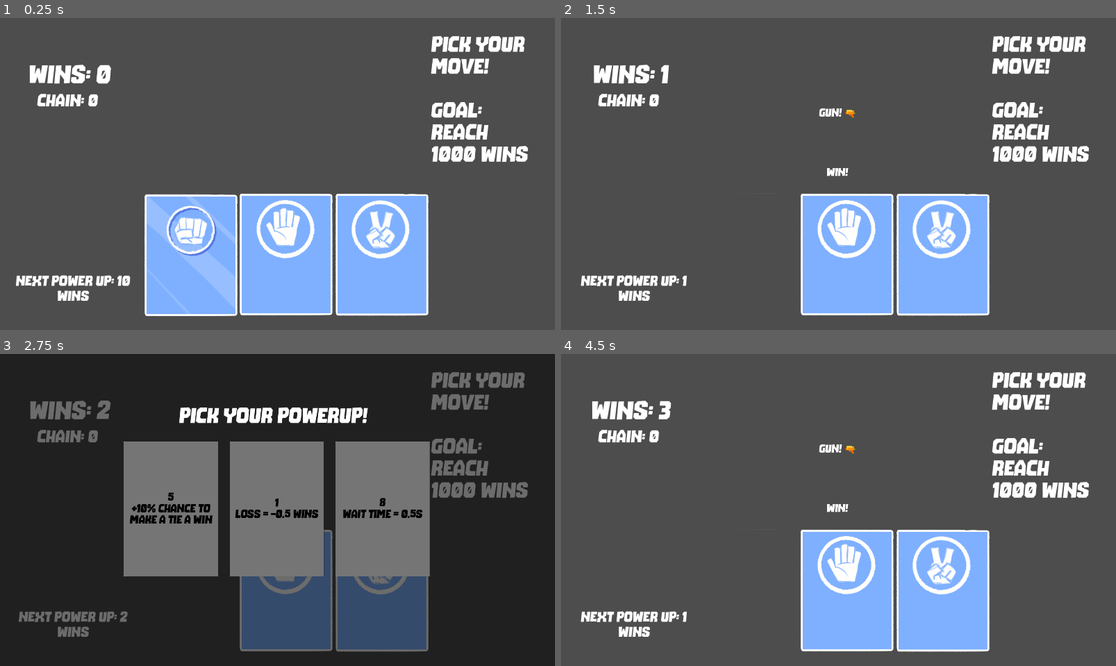
Above: before the commit, frames 1-4 (two rows, left to right).
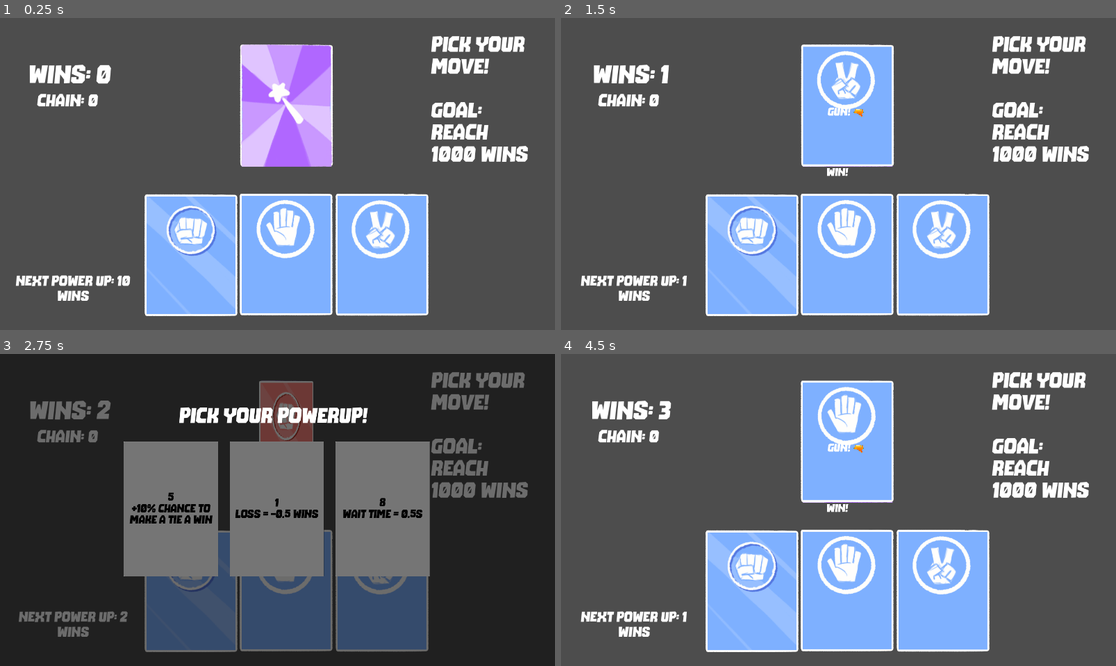
Above: after the commit, the same moments.

Repository: cinpear/rock-paper-scissors-shoot
Game: Godot game, scene res://control.tscn
Two runs of this game, one before a commit and one after it. Both use one fixed random seed, a clock stepped at 60 frames per second and the inputs below.
Inputs (mouse positions are in pixels of both pictures, inside the frame that each line leads up to):
- Up to frame 1 (0.25 s): no input
- Up to frame 2 (1.5 s): click (749, 255) at 0.5 s; tap Enter at 1.25 s
- Up to frame 3 (2.75 s): click (288, 591) at 2 s
- Up to frame 4 (4.5 s): click "5 +10% chance to make a tie a…" at 2.75 s; click (943, 591) at 3.5 s

The runs differ from the first frame. In frame 1, 6.6% of the frame differs, in the area x 43-61%, y 8-48%; in frame 2, 13%; in frame 3, 6.0%; in frame 4, 13%, in the area x 26-60%, y 8-96%.

Commit message:
implementing card turn on choosing your move

Diff:
--- a/control.gd
+++ b/control.gd
@@ -10,6 +10,7 @@
 # Called when the node enters the scene tree for the first time.
 func _ready() -> void:
 	$game/updateLabel/AnimationPlayer.stop(true)
+	# play_animation(0)
 	pass # Replace with function body.
 
 
@@ -60,6 +61,10 @@
 	if global.chainBonus:
 		$game/chainLabel.text = "Chain: " + str(chainWin)
 
+func play_animation(frame):
+	$game/cardBack/chosenCard.frame = frame
+	$game/AnimationPlayer.play("cardFlip")
+
 # Chose rock
 func _on_button_pressed() -> void:
 	print("pressed")
@@ -68,6 +73,7 @@
 	var roundWin = 0
 	if (gun <= global.gunChance):
 		$game/Label4.text = "Gun! 🔫"
+		play_animation(2)
 		$game/Label5.text = "Win!"
 		roundWin = global.winAmount * global.winMult + chainWin
 		update_win_labels(roundWin)
@@ -79,7 +85,8 @@
 		if global.tieToWinChance > 0:
 			var chance = rng.randi_range(1, 10)
 			if chance <= global.tieToWinChance:
-				$game/Label4.text = "Scissors"
+				# $game/Label4.text = "Scissors"
+				play_animation(2)
 				$game/Label5.text = "Tie -> Win!"
 				roundWin = global.winAmount * global.winMult + chainWin
 				update_win_labels(roundWin)
@@ -87,7 +94,8 @@
 				if global.chainBonus:
 					chainWin += 1
 			else:
-				$game/Label4.text = "Rock"
+				# $game/Label4.text = "Rock"
+				play_animation(0)
 				$game/Label5.text = "Tie"
 				roundWin = global.tieAmount * global.winMult
 				update_win_labels(roundWin)
@@ -95,7 +103,8 @@
 				chainWin = 0
 		else:
 			print("here1")
-			$game/Label4.text = "Rock"
+			# $game/Label4.text = "Rock"
+			play_animation(0)
 			$game/Label5.text = "Tie"
 			roundWin = global.tieAmount * global.winMult
 			update_win_labels(roundWin)
@@ -107,21 +116,24 @@
 		if global.lossToTieChance > 0:
 			var chance = rng.randi_range(1, 10)
 			if chance <= global.lossToTieChance:
-				$game/Label4.text = "Paper"
+				# $game/Label4.text = "Paper"
+				play_animation(1)
 				$game/Label5.text = "Loss -> Tie"
 				roundWin = global.tieAmount * global.winMult
 				update_win_labels(roundWin)
 				wins += roundWin
 				chainWin = 0
 			else:
-				$game/Label4.text = "Paper"
+				# $game/Label4.text = "Paper"
+				play_animation(1)
 				$game/Label5.text = "Loss"
 				roundWin = global.lossAmount * global.lossMult
 				update_win_labels(roundWin)
 				wins += roundWin
 				chainWin = 0
 		else:
-			$game/Label4.text = "Paper"
+			# $game/Label4.text = "Paper"
+			play_animation(1)
 			$game/Label5.text = "Loss"
 			roundWin = global.lossAmount * global.lossMult
 			update_win_labels(roundWin)
@@ -130,7 +142,8 @@
 	# scissors
 	else:
 		print("here3")
-		$game/Label4.text = "Scissors"
+		# $game/Label4.text = "Scissors"
+		play_animation(2)
 		$game/Label5.text = "Win!"
 		roundWin = global.winAmount * global.winMult + chainWin
 		update_win_labels(roundWin)
@@ -147,6 +160,7 @@
 	var roundWin = 0
 	if (gun <= global.gunChance):
 		$game/Label4.text = "Gun! 🔫"
+		play_animation(0)
 		$game/Label5.text = "Win!"
 		roundWin = global.winAmount * global.winMult + chainWin
 		update_win_labels(roundWin)
@@ -154,7 +168,8 @@
 		if global.chainBonus:
 			chainWin += 1
 	elif (move == 1):
-		$game/Label4.text = "Rock"
+		# $game/Label4.text = "Rock"
+		play_animation(0)
 		$game/Label5.text = "Win!"
 		roundWin = global.winAmount * global.winMult + chainWin
 		update_win_labels(roundWin)
@@ -165,7 +180,8 @@
 		if global.tieToWinChance > 0:
 			var chance = rng.randi_range(1, 10)
 			if chance <= global.tieToWinChance:
-				$game/Label4.text = "Paper"
+				# $game/Label4.text = "Paper"
+				play_animation(1)
 				$game/Label5.text = "Tie -> Win!"
 				roundWin = global.winAmount * global.winMult + chainWin
 				update_win_labels(roundWin)
@@ -173,14 +189,16 @@
 				if global.chainBonus:
 					chainWin += 1
 			else:
-				$game/Label4.text = "Paper"
+				# $game/Label4.text = "Paper"
+				play_animation(1)
 				$game/Label5.text = "Tie"
 				roundWin = global.tieAmount * global.winMult
 				update_win_labels(roundWin)
 				wins += roundWin
 				chainWin = 0
 		else:
-			$game/Label4.text = "Paper"
+			# $game/Label4.text = "Paper"
+			play_animation(1)
 			$game/Label5.text = "Tie"
 			roundWin = global.tieAmount * global.winMult
 			update_win_labels(roundWin)
@@ -190,21 +208,24 @@
 		if global.lossToTieChance > 0:
 			var chance = rng.randi_range(1, 10)
 			if chance <= global.lossToTieChance:
-				$game/Label4.text = "Scissors"
+				# $game/Label4.text = "Scissors"
+				play_animation(2)
 				$game/Label5.text = "Loss -> Tie"
 				roundWin = global.tieAmount * global.winMult
 				update_win_labels(roundWin)
 				wins += roundWin
 				chainWin = 0
 			else:
-				$game/Label4.text = "Scissors"
+				# $game/Label4.text = "Scissors"
+				play_animation(2)
 				$game/Label5.text = "Loss"
 				roundWin = global.lossAmount * global.lossMult
 				update_win_labels(roundWin)
 				wins += roundWin
 				chainWin = 0
 		else:
-			$game/Label4.text = "Scissors"
+			# $game/Label4.text = "Scissors"
+			play_animation(2)
 			$game/Label5.text = "Loss"
 			roundWin = global.lossAmount * global.lossMult
 			update_win_labels(roundWin)
@@ -220,6 +241,7 @@
 	var roundWin = 0
 	if (gun <= global.gunChance):
 		$game/Label4.text = "Gun! 🔫"
+		play_animation(1)
 		$game/Label5.text = "Win!"
 		roundWin = global.winAmount * global.winMult + chainWin
 		update_win_labels(roundWin)
@@ -230,21 +252,24 @@
 		if global.lossToTieChance > 0:
 			var chance = rng.randi_range(1, 10)
 			if chance <= global.lossToTieChance:
-				$game/Label4.text = "Rock"
+				# $game/Label4.text = "Rock"
+				play_animation(0)
 				$game/Label5.text = "Loss -> Tie"
 				roundWin = global.tieAmount * global.winMult
 				update_win_labels(roundWin)
 				wins += roundWin
 				chainWin = 0
 		else:
-			$game/Label4.text = "Rock"
+			# $game/Label4.text = "Rock"
+			play_animation(0)
 			$game/Label5.text = "Loss"
 			roundWin = global.lossAmount * global.lossMult
 			update_win_labels(roundWin)
 			wins += roundWin
 			chainWin = 0
 	elif (move == 2):
-		$game/Label4.text = "Paper"
+		# $game/Label4.text = "Paper"
+		play_animation(1)
 		$game/Label5.text = "Win!"
 		roundWin = global.winAmount * global.winMult + chainWin
 		update_win_labels(roundWin)
@@ -255,7 +280,8 @@
 		if global.tieToWinChance > 0:
 			var chance = rng.randi_range(1, 10)
 			if chance <= global.tieToWinChance:
-				$game/Label4.text = "Paper"
+				# $game/Label4.text = "Paper"
+				play_animation(1)
 				$game/Label5.text = "Tie -> Win!"
 				roundWin = global.winAmount * global.winMult + chainWin
 				update_win_labels(roundWin)
@@ -263,7 +289,8 @@
 				if global.chainBonus:
 					chainWin += 1
 			else:
-				$game/Label4.text = "Scissors"
+				# $game/Label4.text = "Scissors"
+				play_animation(2)
 				$game/Label5.text = "Tie"
 				roundWin = global.tieAmount * global.winMult
 				update_win_labels(roundWin)
@@ -271,7 +298,8 @@
 				chainWin = 0
 
 		else:
-			$game/Label4.text = "Scissors"
+			# $game/Label4.text = "Scissors"
+			play_animation(2)
 			$game/Label5.text = "Tie"
 			roundWin = global.tieAmount * global.winMult
 			update_win_labels(roundWin)
--- a/control.tscn
+++ b/control.tscn
@@ -1,18 +1,114 @@
-[gd_scene load_steps=12 format=3 uid="uid://b7pfh5uv4qil7"]
+[gd_scene load_steps=16 format=3 uid="uid://b7pfh5uv4qil7"]
 
 [ext_resource type="Script" path="res://control.gd" id="1_l3qlv"]
 [ext_resource type="PackedScene" uid="uid://c222tr58xaie0" path="res://powerup.tscn" id="2_p1klo"]
 [ext_resource type="FontFile" uid="uid://b2ukv27mx647y" path="res://addons/The Bomb Sound Italic.ttf" id="2_v714o"]
 [ext_resource type="Texture2D" uid="uid://djax4nm55jnr7" path="res://rock.png" id="3_dno51"]
+[ext_resource type="Texture2D" uid="uid://cdepy847ff3g1" path="res://back.png" id="3_qjxwm"]
 [ext_resource type="Texture2D" uid="uid://bvaoxwf4vdq2m" path="res://paper.png" id="4_lkisw"]
+[ext_resource type="Texture2D" uid="uid://c505nf0npb2ew" path="res://redRock.png" id="4_y6uon"]
 [ext_resource type="Texture2D" uid="uid://c4kme61o5n4l6" path="res://scissors.png" id="5_6rrbt"]
 
-[sub_resource type="Gradient" id="Gradient_8e3ci"]
-offsets = PackedFloat32Array(0, 0.00909091, 1)
-colors = PackedColorArray(0, 0, 0, 1, 0.227273, 0.227273, 0.227273, 1, 1, 1, 1, 1)
-
-[sub_resource type="GradientTexture1D" id="GradientTexture1D_hvjki"]
-gradient = SubResource("Gradient_8e3ci")
+[sub_resource type="SpriteFrames" id="SpriteFrames_07cno"]
+animations = [{
+"frames": [{
+"duration": 1.0,
+"texture": ExtResource("4_y6uon")
+}, {
+"duration": 1.0,
+"texture": ExtResource("4_lkisw")
+}, {
+"duration": 1.0,
+"texture": ExtResource("5_6rrbt")
+}],
+"loop": true,
+"name": &"default",
+"speed": 5.0
+}]
+
+[sub_resource type="Animation" id="Animation_cduwm"]
+resource_name = "cardFlip"
+tracks/0/type = "value"
+tracks/0/imported = false
+tracks/0/enabled = true
+tracks/0/path = NodePath("../cardBack:scale")
+tracks/0/interp = 1
+tracks/0/loop_wrap = true
+tracks/0/keys = {
+"times": PackedFloat32Array(0.233333, 0.366667, 0.5, 0.633333, 0.966667),
+"transitions": PackedFloat32Array(1, 2.21914, 5.09824, 0.120742, 1.10957),
+"update": 0,
+"values": [Vector2(1, 1), Vector2(0.1, 1), Vector2(0.05, 1), Vector2(0.01, 1), Vector2(1, 1)]
+}
+tracks/1/type = "value"
+tracks/1/imported = false
+tracks/1/enabled = true
+tracks/1/path = NodePath("../cardBack/chosenCard:z_index")
+tracks/1/interp = 1
+tracks/1/loop_wrap = true
+tracks/1/keys = {
+"times": PackedFloat32Array(0, 0.466667, 0.566667),
+"transitions": PackedFloat32Array(1, 1, -5.09824),
+"update": 1,
+"values": [-1, -1, 0]
+}
+tracks/2/type = "value"
+tracks/2/imported = false
+tracks/2/enabled = false
+tracks/2/path = NodePath("../cardBack:visible")
+tracks/2/interp = 1
+tracks/2/loop_wrap = true
+tracks/2/keys = {
+"times": PackedFloat32Array(0, 0.1, 0.866667, 0.966667),
+"transitions": PackedFloat32Array(1, 1, 1, 1),
+"update": 1,
+"values": [false, true, true, false]
+}
+
+[sub_resource type="Animation" id="Animation_ku418"]
+length = 0.001
+tracks/0/type = "value"
+tracks/0/imported = false
+tracks/0/enabled = true
+tracks/0/path = NodePath("../cardBack:scale")
+tracks/0/interp = 1
+tracks/0/loop_wrap = true
+tracks/0/keys = {
+"times": PackedFloat32Array(0),
+"transitions": PackedFloat32Array(1),
+"update": 0,
+"values": [Vector2(1, 1)]
+}
+tracks/1/type = "value"
+tracks/1/imported = false
+tracks/1/enabled = true
+tracks/1/path = NodePath("../cardBack/chosenCard:z_index")
+tracks/1/interp = 1
+tracks/1/loop_wrap = true
+tracks/1/keys = {
+"times": PackedFloat32Array(0),
+"transitions": PackedFloat32Array(1),
+"update": 1,
+"values": [-1]
+}
+tracks/2/type = "value"
+tracks/2/imported = false
+tracks/2/enabled = true
+tracks/2/path = NodePath("../cardBack:visible")
+tracks/2/interp = 1
+tracks/2/loop_wrap = true
+tracks/2/keys = {
+"times": PackedFloat32Array(0),
+"transitions": PackedFloat32Array(1),
+"update": 1,
+"values": [true]
+}
+
+[sub_resource type="AnimationLibrary" id="AnimationLibrary_1moit"]
+_data = {
+"RESET": SubResource("Animation_ku418"),
+"cardFlip": SubResource("Animation_cduwm")
+}
 
 [sub_resource type="Animation" id="Animation_jabyt"]
 length = 0.001
@@ -119,12 +215,27 @@
 horizontal_alignment = 1
 vertical_alignment = 1
 
+[node name="cardBack" type="Sprite2D" parent="game"]
+position = Vector2(990, 304)
+texture = ExtResource("3_qjxwm")
+
+[node name="chosenCard" type="AnimatedSprite2D" parent="game/cardBack"]
+z_index = -1
+sprite_frames = SubResource("SpriteFrames_07cno")
+frame = 2
+
+[node name="AnimationPlayer" type="AnimationPlayer" parent="game"]
+root_node = NodePath("../Label4")
+libraries = {
+"": SubResource("AnimationLibrary_1moit")
+}
+
 [node name="Label4" type="Label" parent="game"]
 layout_mode = 0
-offset_left = 798.0
-offset_top = 123.0
-offset_right = 1115.0
-offset_bottom = 537.0
+offset_left = 828.0
+offset_top = 120.0
+offset_right = 1145.0
+offset_bottom = 534.0
 theme_override_fonts/font = ExtResource("2_v714o")
 theme_override_font_sizes/font_size = 40
 horizontal_alignment = 1
@@ -147,35 +258,16 @@
 size_flags_horizontal = 3
 action_mode = 0
 texture_normal = ExtResource("3_dno51")
-texture_disabled = SubResource("GradientTexture1D_hvjki")
-
-[node name="Sprite2D" type="Sprite2D" parent="game/HBoxContainer/Button"]
-visible = false
-scale = Vector2(0.923547, 0.923547)
-texture = ExtResource("3_dno51")
-centered = false
 
 [node name="Button2" type="TextureButton" parent="game/HBoxContainer"]
 layout_mode = 2
 size_flags_horizontal = 3
 texture_normal = ExtResource("4_lkisw")
 
-[node name="Sprite2D" type="Sprite2D" parent="game/HBoxContainer/Button2"]
-visible = false
-scale = Vector2(0.926605, 0.926605)
-texture = ExtResource("4_lkisw")
-centered = false
-
 [node name="Button3" type="TextureButton" parent="game/HBoxContainer"]
 layout_mode = 2
 size_flags_horizontal = 3
 texture_normal = ExtResource("5_6rrbt")
-
-[node name="Sprite2D" type="Sprite2D" parent="game/HBoxContainer/Button3"]
-visible = false
-scale = Vector2(0.923547, 0.923547)
-texture = ExtResource("5_6rrbt")
-centered = false
 
 [node name="updateLabel" type="Label" parent="game"]
 layout_mode = 0
Binary file added: back.png
Not shown, added: back.png.import
Binary file added: redRock.png
Not shown, added: redRock.png.import
